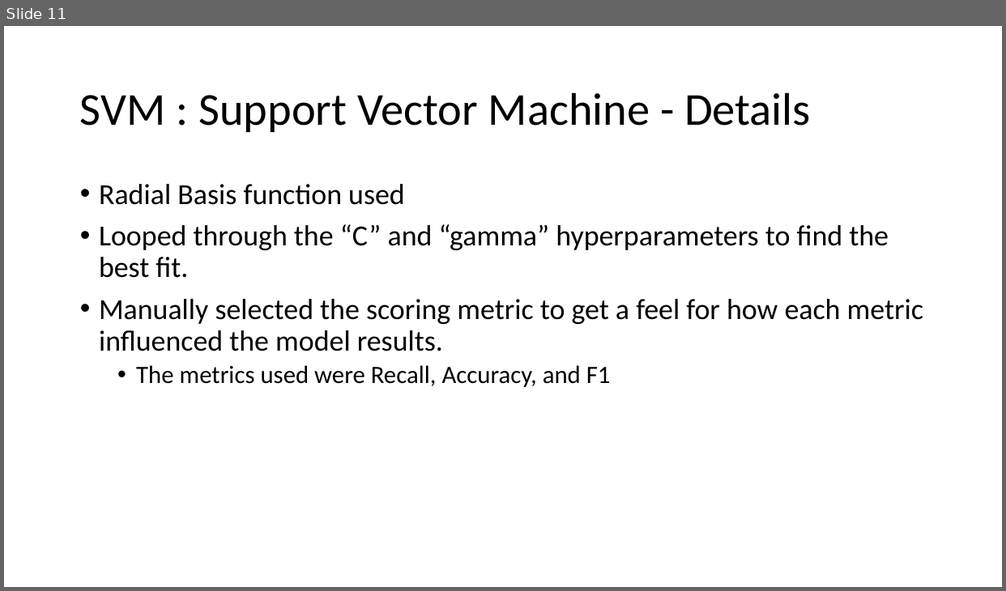
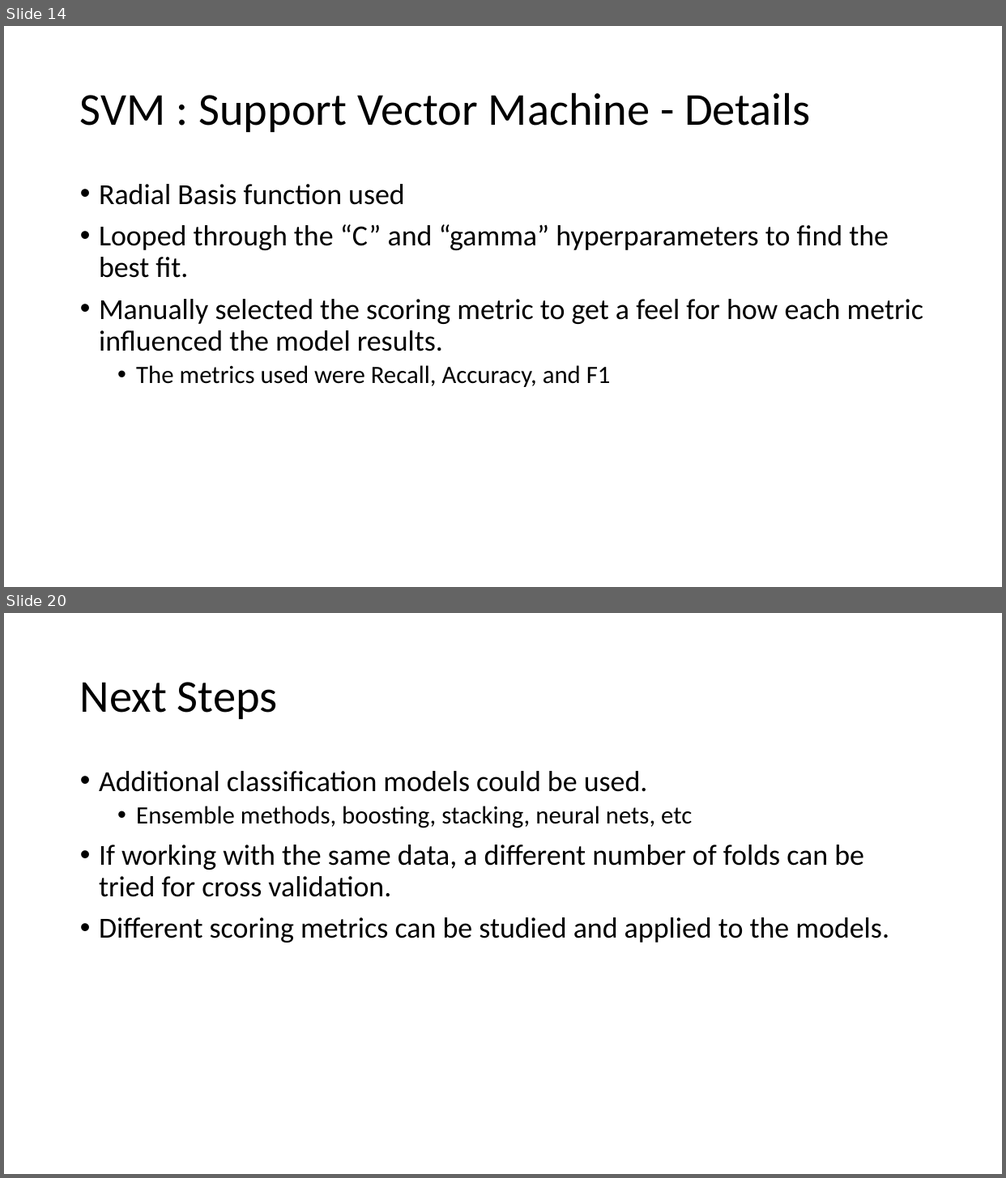
Before and after one commit to M-Matrona/IBM-Machine-Learning-Course, a slide deck: Course_3_Classification/Classification_Project_Heart_Disease_Prediction.pptx. Shown one above the other, each under a label of ours: slide 11 before the commit, slides 14 and 20 after it; the slides between them are not shown. The pictures are 1006x591 and 1006x1178 pixels, drawn with LibreOffice and Linux fonts; fonts in the diff are those of the drawing. Boxes give left, top, right and bottom in pixels: in the first picture for what was removed or moved away, otherwise in the second. Text is boxed around its words. In the diff, an @@ line names an element or a change of style, - is before the commit and + after.

```diff
--- a/Course_3_Classification/Classification_Project_Heart_Disease_Prediction.pptx
+++ b/Course_3_Classification/Classification_Project_Heart_Disease_Prediction.pptx
@@ slide 20 added at [4,613,1002,1174], background #FFFFFF @@
@@ title added at [80,682,278,719], 44 pt, text #000000 @@
+Next Steps
@@ text added at [99,771,889,943], 28 pt, text #000000 @@
+• Additional classification models could be used.
+  • Ensemble methods, boosting, stacking, neural nets, etc
+• If working with the same data, a different number of folds can be tried for cross validation.
+• Different scoring metrics can be studied and applied to the models.
@@ what was slide 11 is now slide 14 @@
```
Also in this commit, not shown: 5 slides changed, 8 other slides added, 1 slide removed, 2 other files.
